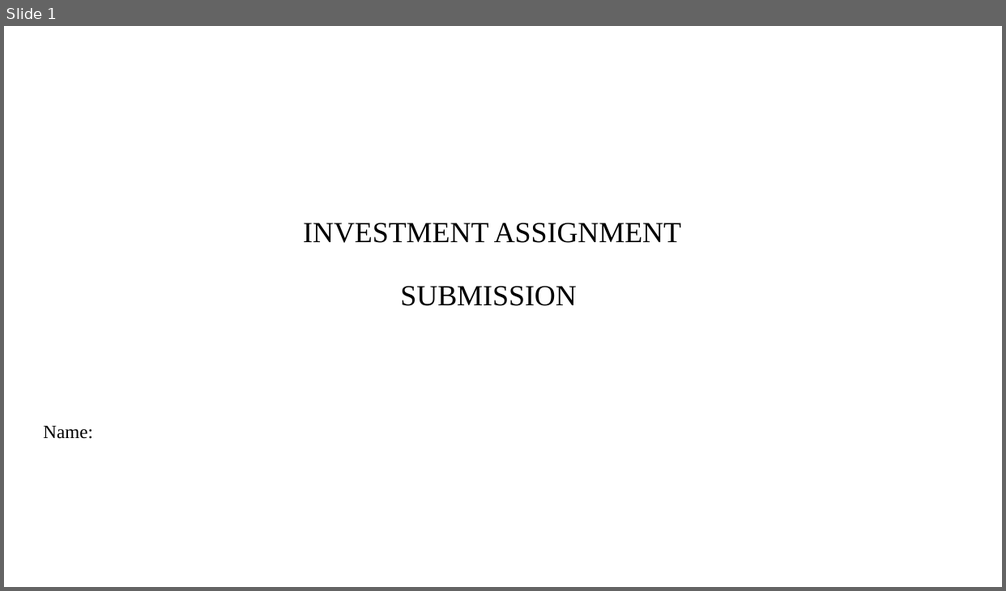
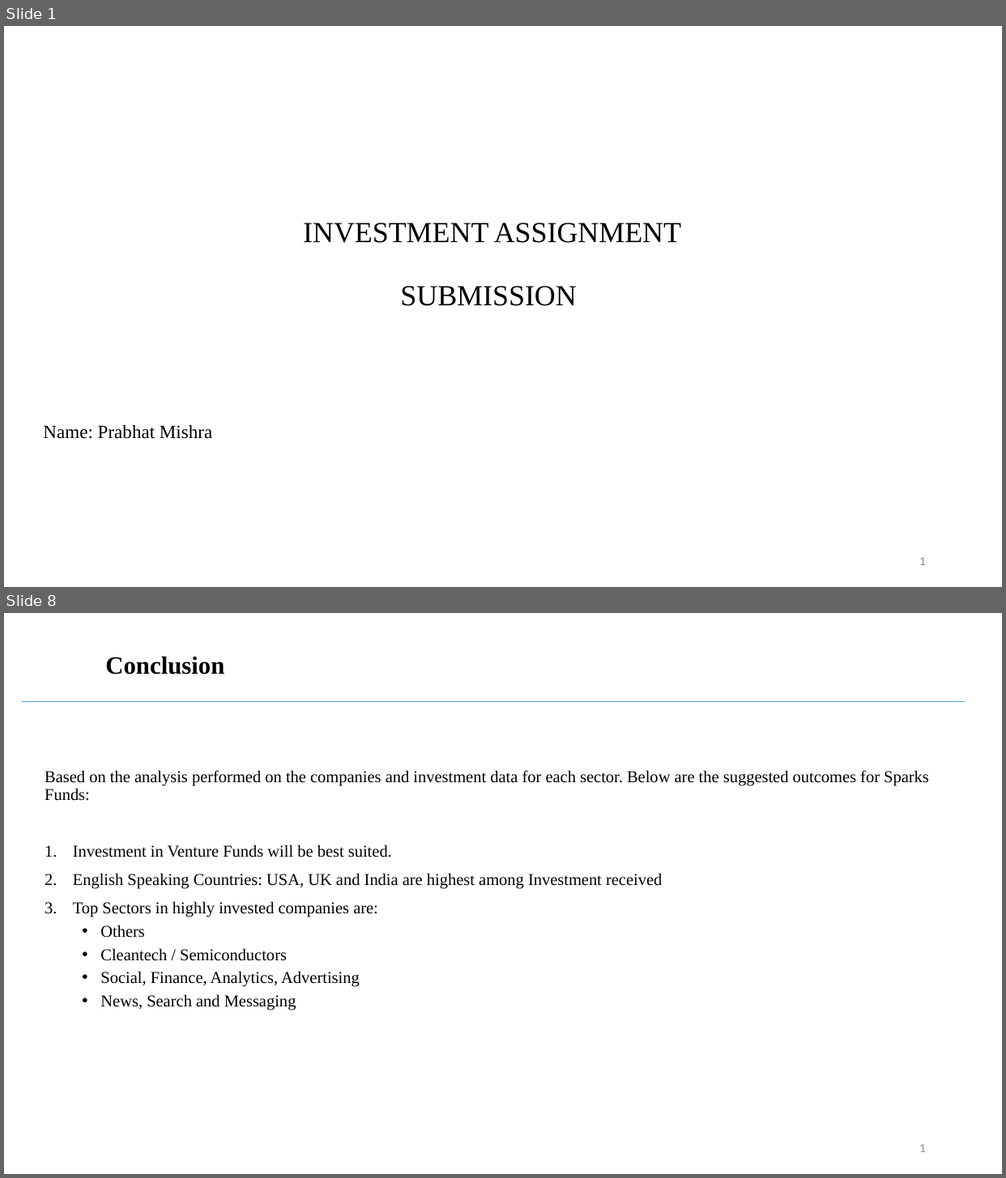
Before and after one commit to prabhatm0307/ai-ml, a slide deck: 2. Stats Essentials/2.Investment Assignment/INVEST.pptx. Shown one above the other, each under a label of ours: slide 1 before the commit, slides 1 and 8 after it; the slides between them are not shown. The pictures are 1006x591 and 1006x1178 pixels, drawn with LibreOffice and Linux fonts; fonts in the diff are those of the drawing; background and template pictures are left out. Boxes give left, top, right and bottom in pixels: in the first picture for what was removed or moved away, otherwise in the second. Text is boxed around its words. In the diff, an @@ line names an element or a change of style, - is before the commit and + after.

```diff
--- a/2. Stats Essentials/2.Investment Assignment/INVEST.pptx
+++ b/2. Stats Essentials/2.Investment Assignment/INVEST.pptx
@@ slide 8 added at (4,613,1002,1174), background #FFFFFF @@
@@ title added at (105,656,224,675), 24 pt, text #000000, bold @@
+Conclusion
@@ line added from (22, 702) to (965, 702), #5B9BD5 0.5 pt @@
@@ text added at (44,770,929,1011), 16 pt, text #000000 @@
+Based on the analysis performed on the companies and investment data for each sector. Below are the suggested outcomes for Sparks Funds:
+1. Investment in Venture Funds will be best suited.
+2. English Speaking Countries: USA, UK and India are highest among Investment received
+3. Top Sectors in highly invested companies are:
+  • Others
+  • Cleantech / Semiconductors
+  • Social, Finance, Analytics, Advertising
+  • News, Search and Messaging
@@ text added at (919,1144,926,1152), 12 pt, text #8C8C8C @@
+1
@@ slide 1 changed as well @@
@@ subtitle at (43,425,212,439): text changed @@
-Name:
+Name: Prabhat Mishra
@@ page number added at (919,557,926,565), 12 pt, text #8C8C8C @@
+1
```
Also in this commit, not shown: 6 other slides added, 9 slides removed, 6 other files.
